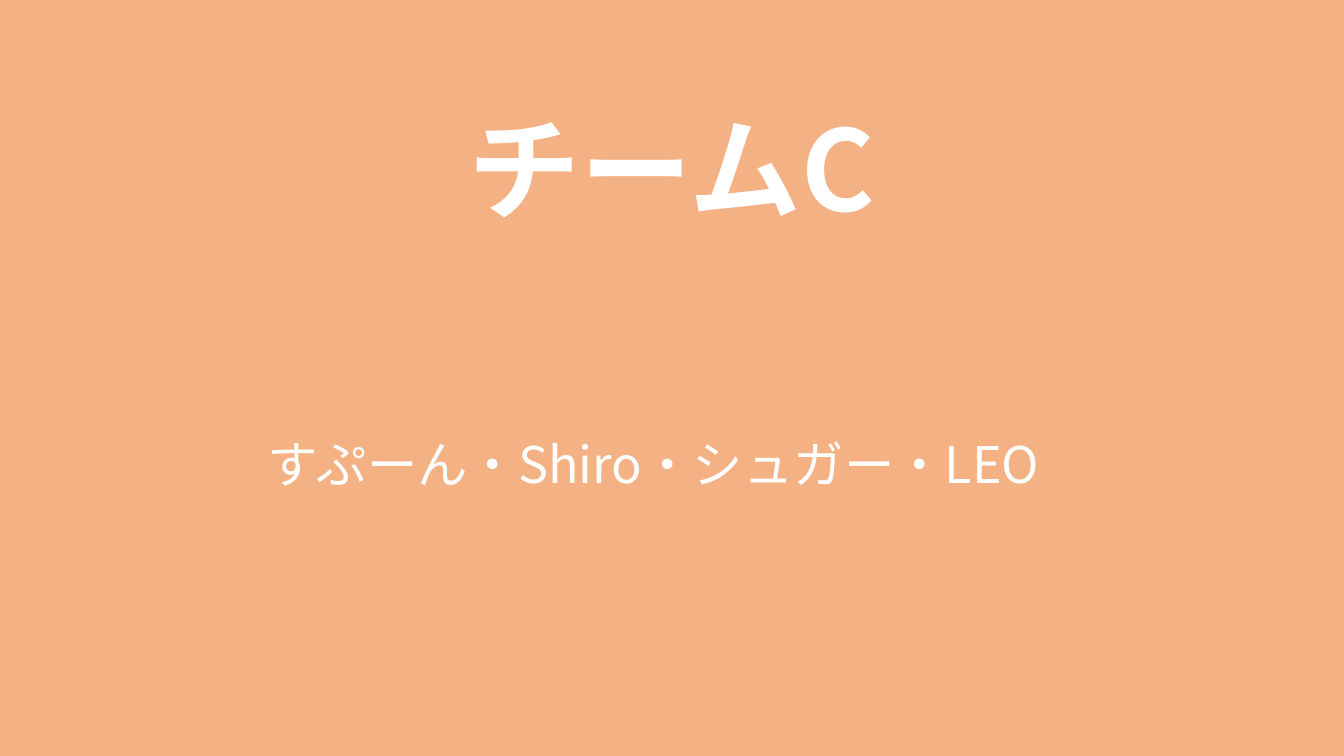
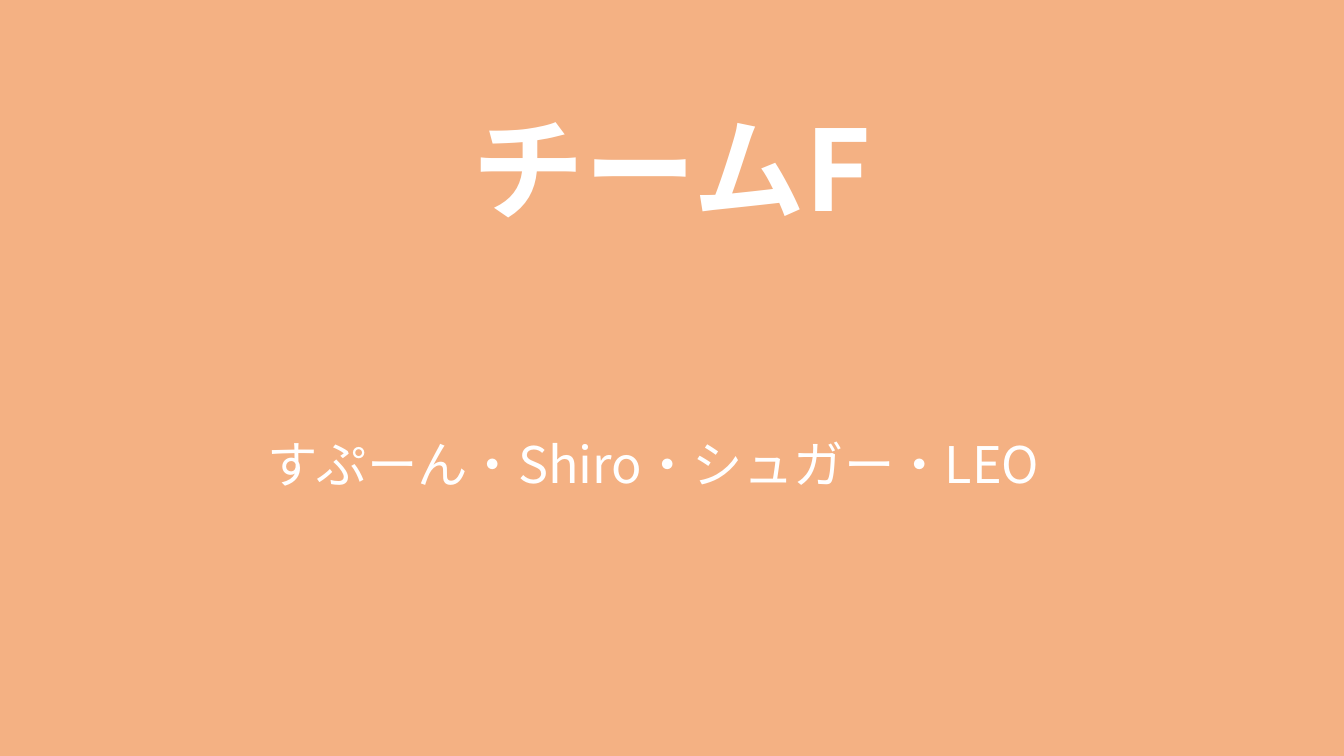
Before and after one commit to jack-app/Jackhack2019_management, a slide deck: slide 6 of チーム分け.pptx (slide 3 before the commit). Drawn at 1344x756 pixels with LibreOffice and Linux fonts; fonts in the diff are those of the drawing. Boxes give left, top, right and bottom in pixels: in the first picture for what was removed or moved away, otherwise in the second. Text is boxed around its words. In the diff, an @@ line names an element or a change of style, - is before the commit and + after.

```diff
--- a/チーム分け.pptx
+++ b/チーム分け.pptx
@@ title at (473, 122, 871, 217): text changed @@
-チームC
+チームF
```
Also in this commit, not shown: 4 other slides changed, 3 other files.
